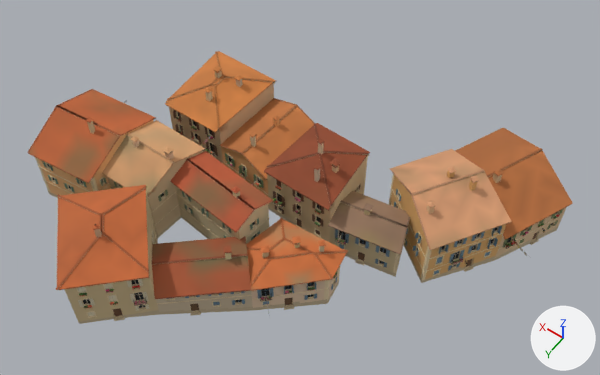
The glTF model games/yorimichi/assets/belmonte/meshes/SM_BM_BT_blk_15.glb, before and after one commit.
Rendered twice from a 50 mm lens placed at (-45.5, 60.4, 107.2), pointed at (-1.1, -1.8, 9.5). Lighting does not change. The marker at lower right points along +X, +Y and +Z. The picture after the commit comes second. Vertices at exactly the same position are counted once.

Script lines for the objects in view, before the commit:
```python
me_sm_bt_blk_15 = bpy.data.meshes.new('SM_BT_blk_15')
me_sm_bt_blk_15.from_pydata(...)  # 33495 vertices, 38289 faces; spans x -35.1..34.8, y -32.7..33.4, z -2.7..19.8
me_sm_bt_blk_15.materials.append(mat_bm_000_m_stone_014)
me_sm_bt_blk_15.materials.append(mat_bm_001_m_ashlar_014)
me_sm_bt_blk_15.materials.append(mat_bm_002_m_plaster_011)
me_sm_bt_blk_15.materials.append(mat_bm_003_m_roof_011)
me_sm_bt_blk_15.materials.append(mat_bm_004_m_wood_011)
me_sm_bt_blk_15.materials.append(mat_bm_005_m_rubble_006)
me_sm_bt_blk_15.materials.append(mat_bm_006_m_iron_006)
me_sm_bt_blk_15.materials.append(mat_bm_007_m_vcol_006)
me_sm_bt_blk_15.materials.append(mat_bm_008_m_glass_dark_007)
me_sm_bt_blk_15.materials.append(mat_bm_009_m_window_lit_005)
ob_sm_bm_bt_blk_15 = bpy.data.objects.new('SM_BM_BT_blk_15', me_sm_bt_blk_15)
ob_sm_bm_bt_blk_15.location = (0.0, 0.0, 0.0)
```
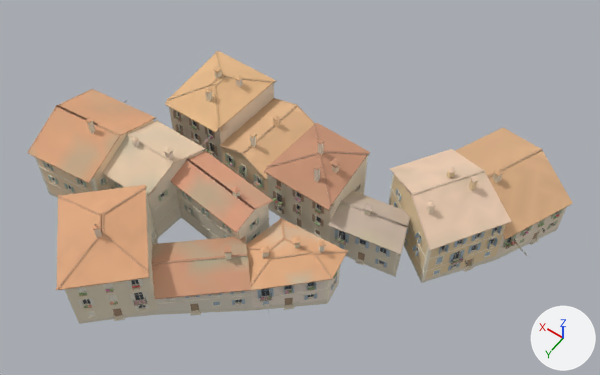
Scene script edits in JSON lines:
```json
{"block": "me_sm_bt_blk_15", "where": "me_sm_bt_blk_15.from_pydata(...)  # 33495 vertices, 38289 faces; spans x -35.1..34.8, y -32.7..33.4, z -2.7..19.8"}
{"block": "me_sm_bt_blk_15", "where": "# used by ob_sm_bm_bt_blk_15; location = (0.0, 0.0, 0.0)"}
{"block": "me_sm_bt_blk_15", "change": "me_sm_bt_blk_15 part 1: 28735 faces centred in x -34.6..34.6, y -32.6..32.6, z -2.6..19.8 are repainted in the vertex colours; the middle colour goes from beige #d1b291 to pale yellow #eadac7"}
{"block": "me_sm_bt_blk_15", "change": "me_sm_bt_blk_15 part 2: 9554 faces centred in x -34.8..34.7, y -31.7..33.4, z -0.9..19.8 are repainted in the vertex colours; the middle colour goes from brown #cba978 to beige #e7d5b6"}
```

Where the change shows, as pixel boxes [x1, y1, x2, y2] in the pictures (600 x 375 px):
```json
{"part": 1, "of": "me_sm_bt_blk_15", "change": "recoloured", "before": [29, 52, 566, 324], "after": [29, 52, 566, 324], "on screen": "lighter"}
{"part": 2, "of": "me_sm_bt_blk_15", "change": "recoloured", "before": [27, 51, 573, 319], "after": [27, 51, 573, 319], "on screen": "brown to beige"}
```
